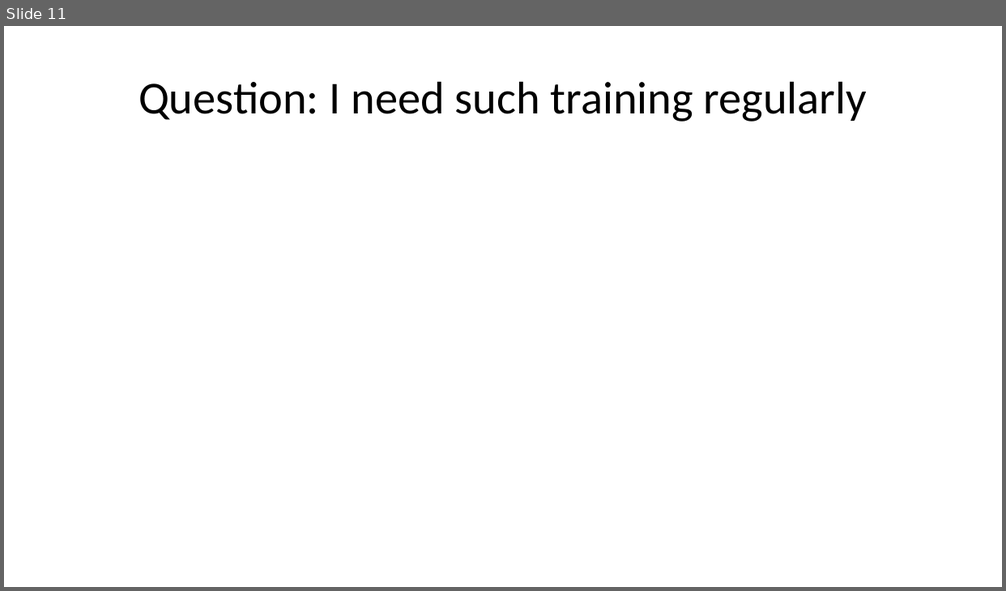
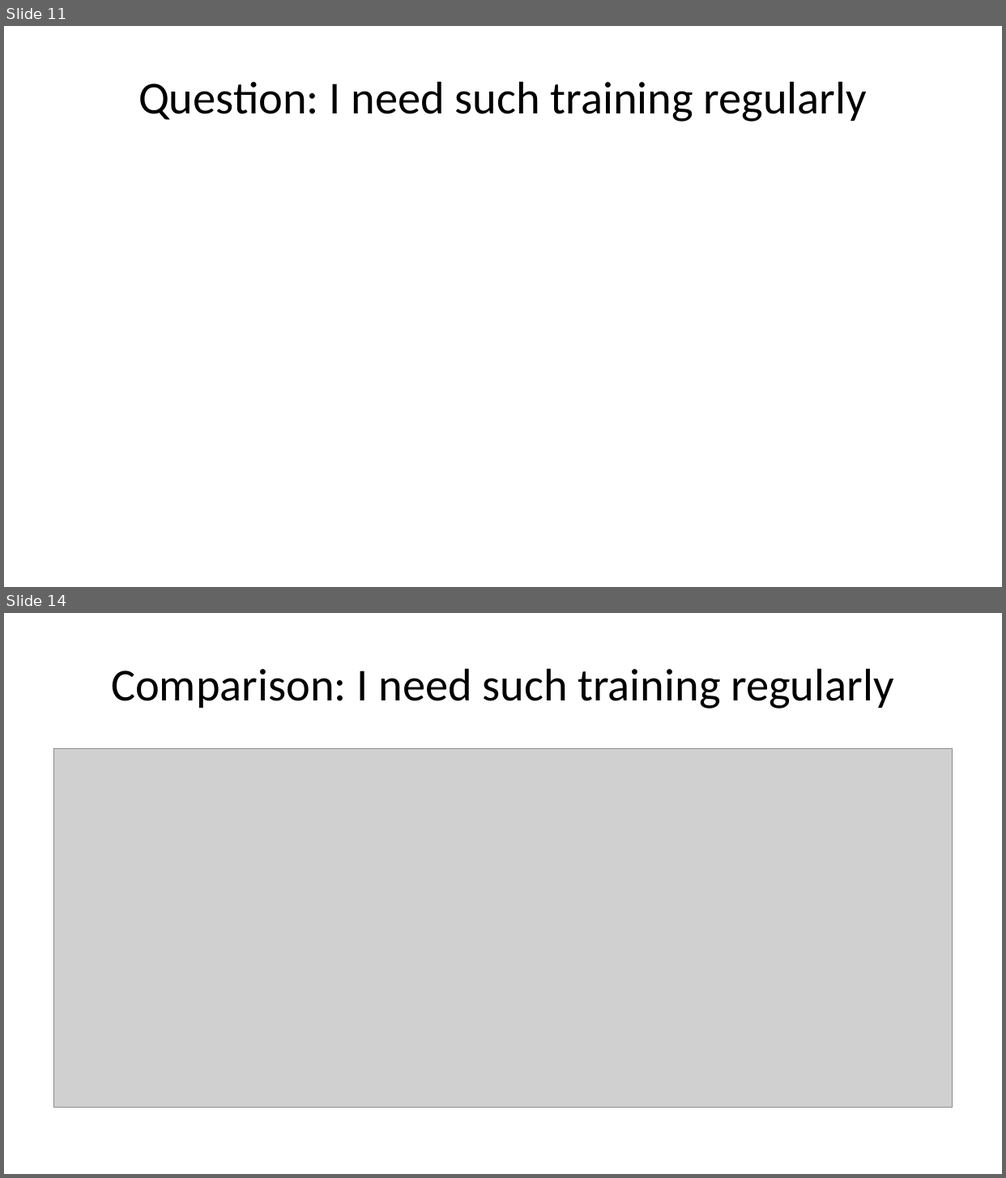
Before and after one commit to Harry6234/Data-Analyis-on-Refresher-Training, a slide deck: data_report.pptx. Shown one above the other, each under a label of ours: slide 11 before the commit, slides 11 and 14 after it; the slides between them are not shown. The pictures are 1006x591 and 1006x1178 pixels, drawn with LibreOffice and Linux fonts; fonts in the diff are those of the drawing; grey boxes stand for pictures. Boxes give left, top, right and bottom in pixels: in the first picture for what was removed or moved away, otherwise in the second. Text is boxed around its words. In the diff, an @@ line names an element or a change of style, - is before the commit and + after.

```diff
--- a/data_report.pptx
+++ b/data_report.pptx
@@ slide 14 added at [4,613,1002,1174], background #FFFFFF @@
@@ title added at [111,668,893,709], 33 pt, text #000000 @@
+Comparison: I need such training regularly
@@ picture added at [54,749,952,1108] @@
```
Also in this commit, not shown: 5 slides changed, 18 other slides added, 4 slides removed, 2 other files.
